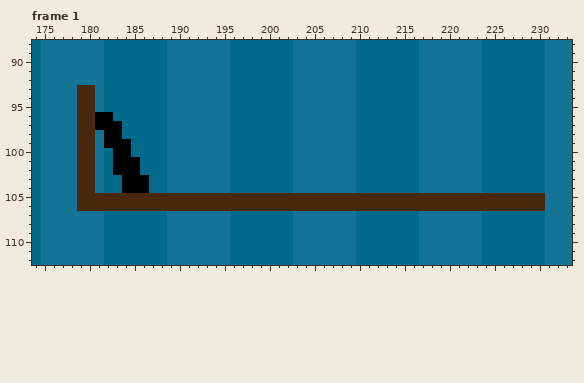
Edited in one commit: pixel-art file (src/sprites/level1/level1.ase). The picture above is the old version.
320x180 pixels, 8 frames. Colours within 5 levels of each other are drawn and written as one. Shown: frame 1: x 174..233, y 88..112. The commit also changed other frames or places, which this record leaves out.
The same view after the edit:
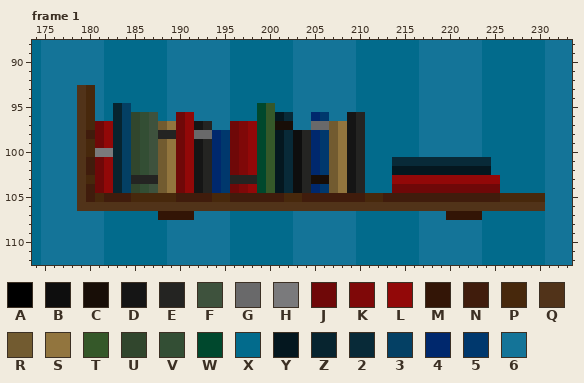
Palette (. is transparent): A #000000  B #0e0e0e  C #180e07  D #151515  E #242422  F #3e523d  G #69696a  H #7a7a7c  J #6f0808  K #7f0808  L #920808  M #331506  N #401c0c  P #47280c  Q #513319  R #725b30  S #92753e  T #355829  U #31462d  V #334e34  W #00482d  X #026b8c  Y #04171f  Z #07242f  2 #082a38  3 #044064  4 #00286d  5 #00386d  6 #147498
Diff:
--- frame 1, layer "Frame 1 Background"
@@ x 174..233 @@
  92 X6666666XXXXXXX6666666XXXXXXX6666666XXXXXXX6666666XXXXXXX666
- 93 X6666PP6XXXXXXX6666666XXXXXXX6666666XXXXXXX6666666XXXXXXX666
- 94 X6666PP6XXXXXXX6666666XXXXXXX6666666XXXXXXX6666666XXXXXXX666
- 95 X6666PP6XXXXXXX6666666XXXXXXX6666666XXXXXXX6666666XXXXXXX666
- 96 X6666PPAAXXXXXX6666666XXXXXXX6666666XXXXXXX6666666XXXXXXX666
- 97 X6666PPAAAXXXXX6666666XXXXXXX6666666XXXXXXX6666666XXXXXXX666
- 98 X6666PP6AAXXXXX6666666XXXXXXX6666666XXXXXXX6666666XXXXXXX666
- 99 X6666PP6AAAXXXX6666666XXXXXXX6666666XXXXXXX6666666XXXXXXX666
-100 X6666PP6XAAXXXX6666666XXXXXXX6666666XXXXXXX6666666XXXXXXX666
-101 X6666PP6XAAAXXX6666666XXXXXXX6666666XXXXXXX6666666XXXXXXX666
-102 X6666PP6XAAAXXX6666666XXXXXXX6666666XXXXXXX6666666XXXXXXX666
-103 X6666PP6XXAAAXX6666666XXXXXXX6666666XXXXXXX6666666XXXXXXX666
-104 X6666PP6XXAAAXX6666666XXXXXXX6666666XXXXXXX6666666XXXXXXX666
-105 X6666PPPPPPPPPPPPPPPPPPPPPPPPPPPPPPPPPPPPPPPPPPPPPPPPPPPP666
-106 X6666PPPPPPPPPPPPPPPPPPPPPPPPPPPPPPPPPPPPPPPPPPPPPPPPPPPP666
-107 X6666666XXXXXXX6666666XXXXXXX6666666XXXXXXX6666666XXXXXXX666
+ 93 X6666QP6XXXXXXX6666666XXXXXXX6666666XXXXXXX6666666XXXXXXX666
+ 94 X6666QP6XXXXXXX6666666XXXXXXX6666666XXXXXXX6666666XXXXXXX666
+ 95 X6666QP6XZ3XXXX6666666XXXWTXX6666666XXXXXXX6666666XXXXXXX666
+ 96 X6666QP6XZ3UVFX6JL6666XXXWTY2664566DEXXXXXX6666666XXXXXXX666
+ 97 X6666QPJLZ3UVFRSJLDE66JKLWTCC66GGRSDEXXXXXX6666666XXXXXXX666
+ 98 X6666QNJLZ3UVFEEJLGG45JKLWTY2BE45RSDEXXXXXX6666666XXXXXXX666
+ 99 X6666QPJLZ3UVFRSJLDE45JKLWTY2BE45RSDEXXXXXX6666666XXXXXXX666
+100 X6666QPHHZ3UVFRSJLDE45JKLWTY2BE45RSDEXXXXXX6666666XXXXXXX666
+101 X6666QNJLZ3UVFRSJLDE45JKLWTY2BE45RSDEXXX22222222222XXXXXX666
+102 X6666QNJLZ3UVFRSJLDE45JKLWTY2BE45RSDEXXXYYYYYYYYYYYXXXXXX666
+103 X6666QPJLZ3EEERSJLDE45EEEWTY2BECCRSDEXXXLLLLLLLLLLLLXXXXX666
+104 X6666QNJLZ3UVFRSJLDE45JKLWTY2BE45RSDEXXXJJJJJJJJJJJJXXXXX666
+105 X6666QNPNNNPPPPPNNNNPPNNNNNNPPNNNNNNNPPNNNNNNNNNNNNNPPPPP666
+106 X6666QQQQQQQQQQQQQQQQQQQQQQQQQQQQQQQQQQQQQQQQQQQQQQQQQQQQ666
+107 X6666666XXXXXXMMMM6666XXXXXXX6666666XXXXXXX666MMMMXXXXXXX666
 108 X6666666XXXXXXX6666666XXXXXXX6666666XXXXXXX6666666XXXXXXX666
Pixel boxes of the changes (left, top, right, bottom) in both pictures:
changed: (77, 85, 545, 220)
